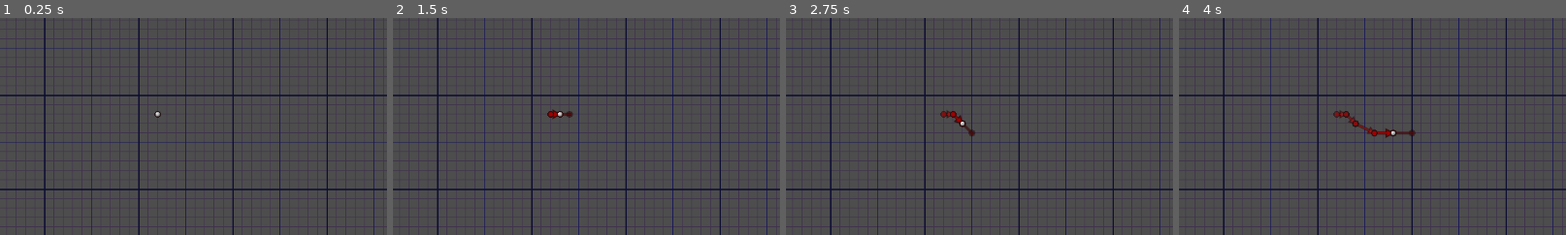
Above: before the commit, frames 1-4 (left to right).
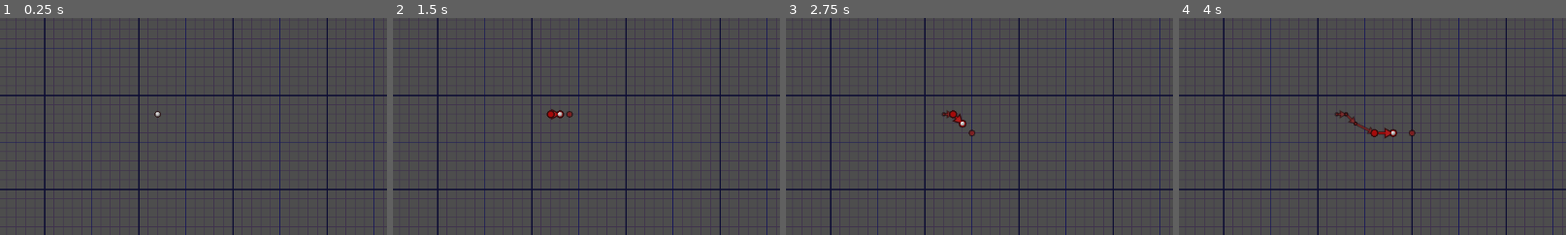
Above: after the commit, the same moments.

Repository: vibrunazo/godot-vector
Game: Godot game, scene res://scenes/map.tscn
The game is run twice, just before and just after one commit, with the same random seed, the same clock (stepped at 60 frames per second) and the same inputs.
Inputs:
- Up to frame 1 (0.25 s): no input
- Up to frame 2 (1.5 s): tap Enter at 0.5 s; hold Right (ui_right) 0.53-1.28 s; tap Space at 1.25 s; hold Down (ui_down) from 1.28 s (still down)
- Up to frame 3 (2.75 s): tap Enter at 2 s; release Down (ui_down) at 2.03 s; hold Right (ui_right) from 2.03 s (still down)
- Up to frame 4 (4 s): tap Space at 2.75 s; release Right (ui_right) at 2.78 s; hold Up (ui_up) 2.78-3.53 s; tap Enter at 3.5 s; hold Left (ui_left) from 3.53 s (still down)
The pictures show only the part of the screen within x 6-56%, y 25-75%; the shares and areas given below are measured in that part.

The runs differ from the first frame. In frame 2, 0.1% of the frame differs, in the area x 39-47%, y 41-47%; in frame 3, 0.2%; in frame 4, 0.3%, in the area x 39-61%, y 42-56%.

Commit message:
draw dot on target instead of arrow

Diff:
--- a/scenes/car.gd
+++ b/scenes/car.gd
@@ -28,7 +28,7 @@
 func draw_arrows():
 	var to = grid2pix(svector)
 	var p := grid2pix(ini_grid_pos) - global_position
-	var ac := Color(0.8, 0.1, 0.1)
+	var ac := Color(0.9, 0.2, 0.2)
 	var oc := Color(0.2, 0.05, 0.05)
 	var max : = 40
 	var size = float(history.size())
@@ -39,19 +39,24 @@
 		var k = (1 - (size - i) / max) * 0.75
 		var ok = k * 0.8
 		var h = 10
+		var d = 3
+		var c := ac * Color(ac.r, ac.g, ac.b, k)
 		if i == size - 1:
 			k = 1
 			ok = 1
-			h = 12
+			h = 14
+			d = 6
+		else:
+			c.s = c.s * (k + 0.1)
+			c.v = c.v * (k - 0)
 		if k > 0:
-			var c := ac * Color(ac.r, ac.g, ac.b, k)
-			c.s = k + 0.2
-			draw_arrow(p, p + v, c, oc * ok, h)
+			draw_arrow(p, p + v, c, oc * ok, h, d)
 		p += v
 		i += 1.0
-	draw_arrow(Vector2.ZERO, to, ac * 0.5, oc * 0.5, 0)
+#	draw_arrow(Vector2.ZERO, to, ac * 0.5, oc * 0.5, 0)
+	draw_dot(to, 5, ac * 0.7, oc * 0.7)
 
-func draw_arrow(from: Vector2, to: Vector2, c: Color, oc: Color, h: int):
+func draw_arrow(from: Vector2, to: Vector2, c: Color, oc: Color, h: float, d: float = 5):
 	var head_size = h
 	var head_angle = 0.5 #rad
 	var acolor = c
@@ -66,11 +71,7 @@
 	var line = from + v - tip# Vector2(20, 20)
 	var line2 = from + v - tip2
 
-#	draw_line(to, e2, Color.PURPLE, 3)
-
-
-	draw_circle(to, 5, ocolor)
-	draw_circle(to, 3, acolor)
+	draw_dot(to, d, acolor, ocolor)
 	if head_size > 0:
 		var h1 = v
 		h1 = - h1.normalized().rotated(head_angle) * head_size
@@ -83,11 +84,11 @@
 		draw_polyline(arrow_head, ocolor, 0.8, true)
 	draw_line(from, line, ocolor, 3, true)
 	draw_line(from, line2, acolor, 1, true)
-	draw_circle(from, 5, ocolor)
-	draw_circle(from, 3, acolor)
+	draw_dot(from, d, acolor, ocolor)
 
-
-#	draw_line(from, to, Color.GREEN, 5)
+func draw_dot(p: Vector2, size: float, acolor: Color, ocolor: Color):
+	draw_circle(p, size, ocolor)
+	draw_circle(p, size - 2, acolor)
 
 func _input(event):
 	if event.is_action("ui_down_left") and not event.is_pressed():
